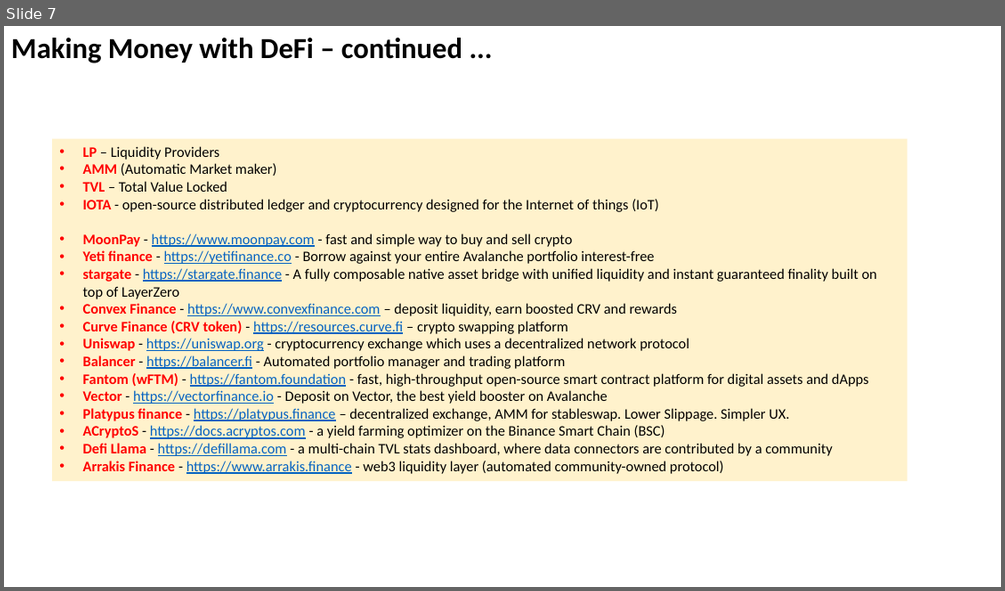
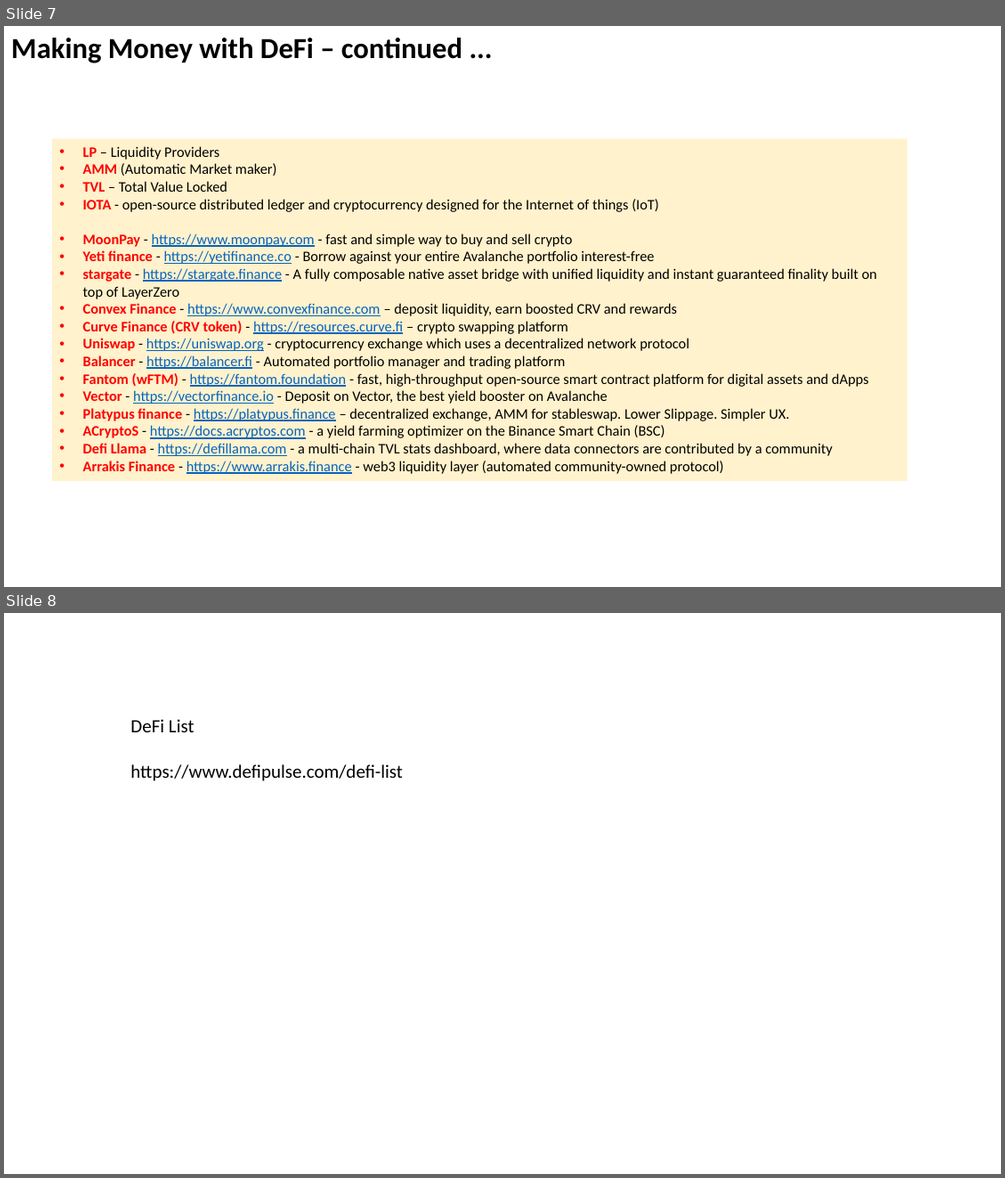
Before and after one commit to lselector/crypto, a slide deck: crypto_09_defi.pptx. Shown one above the other, each under a label of ours: slide 7 before the commit, slides 7 and 8 after it. The pictures are 1005x591 and 1005x1178 pixels, drawn with LibreOffice and Linux fonts; fonts in the diff are those of the drawing. Boxes give left, top, right and bottom in pixels: in the first picture for what was removed or moved away, otherwise in the second. Text is boxed around its words. In the diff, an @@ line names an element or a change of style, - is before the commit and + after.

```diff
--- a/crypto_09_defi.pptx
+++ b/crypto_09_defi.pptx
@@ slide 8 added at [4, 613, 1001, 1174], background #FFFFFF @@
@@ text added at [130, 719, 402, 781], 18 pt, text #000000 @@
+DeFi List
+https://www.defipulse.com/defi-list
```
Also in this commit, not shown: 1 other file.
